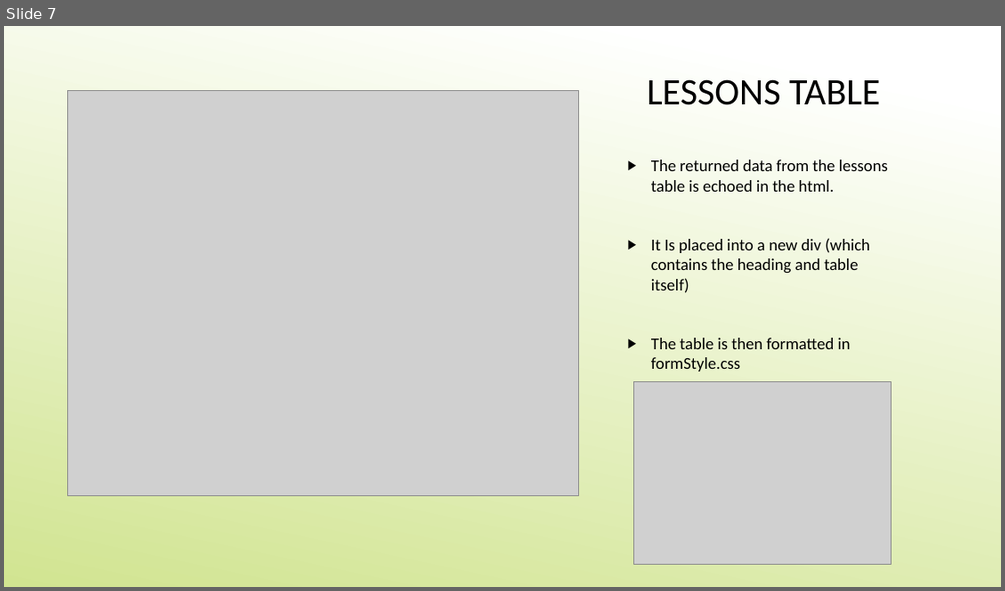
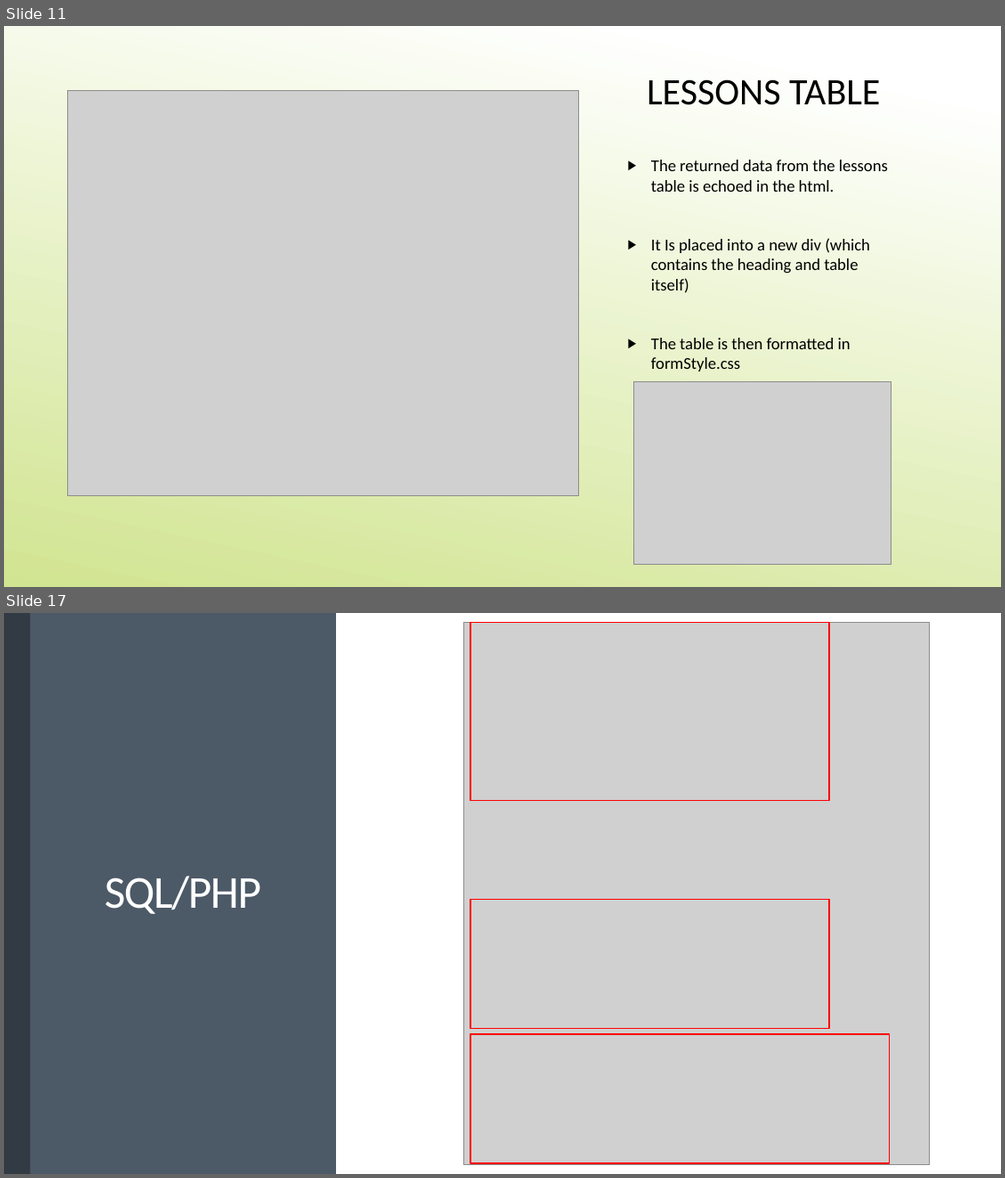
Before and after one commit to MikeVriesema/ProgrammingPal, a slide deck: ET4132_ProgrammingPal_PowerPoint.pptx. Shown one above the other, each under a label of ours: slide 7 before the commit, slides 11 and 17 after it; the slides between them are not shown. The pictures are 1005x591 and 1005x1178 pixels, drawn with LibreOffice and Linux fonts; fonts in the diff are those of the drawing; grey boxes stand for pictures. Boxes give left, top, right and bottom in pixels: in the first picture for what was removed or moved away, otherwise in the second. Text is boxed around its words. In the diff, an @@ line names an element or a change of style, - is before the commit and + after.

```diff
--- a/ET4132_ProgrammingPal_PowerPoint.pptx
+++ b/ET4132_ProgrammingPal_PowerPoint.pptx
@@ slide 17 added at [4,613,1001,1174], background #FFFFFF @@
@@ rectangle added at [4,613,336,1174], fill #4C5867 @@
@@ rectangle added at [4,613,30,1174], fill #333B44 @@
@@ picture added at [464,623,929,1165] @@
@@ rectangle added at [470,623,830,801], outline #FF0000 1 pt @@
@@ title added at [105,876,261,914], 44 pt, text #FFFFFF @@
+SQL/PHP
@@ rectangle added at [470,900,830,1028], outline #FF0000 1 pt @@
@@ rectangle added at [470,1034,890,1163], outline #FF0000 1 pt @@
@@ what was slide 7 is now slide 11 @@
```
Also in this commit, not shown: 6 slides changed, 14 other slides added, 2 slides removed, 1 other file.
